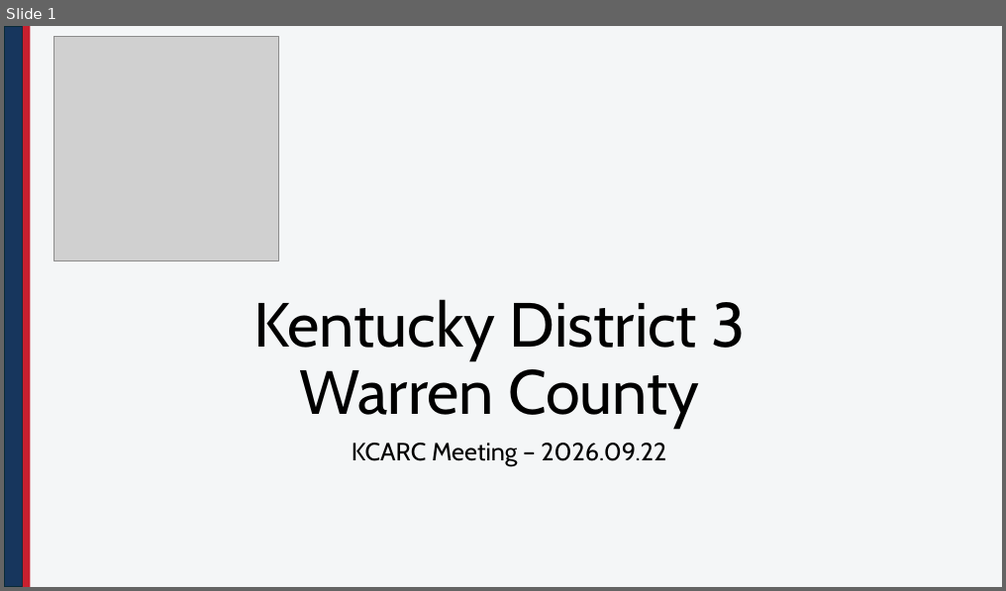
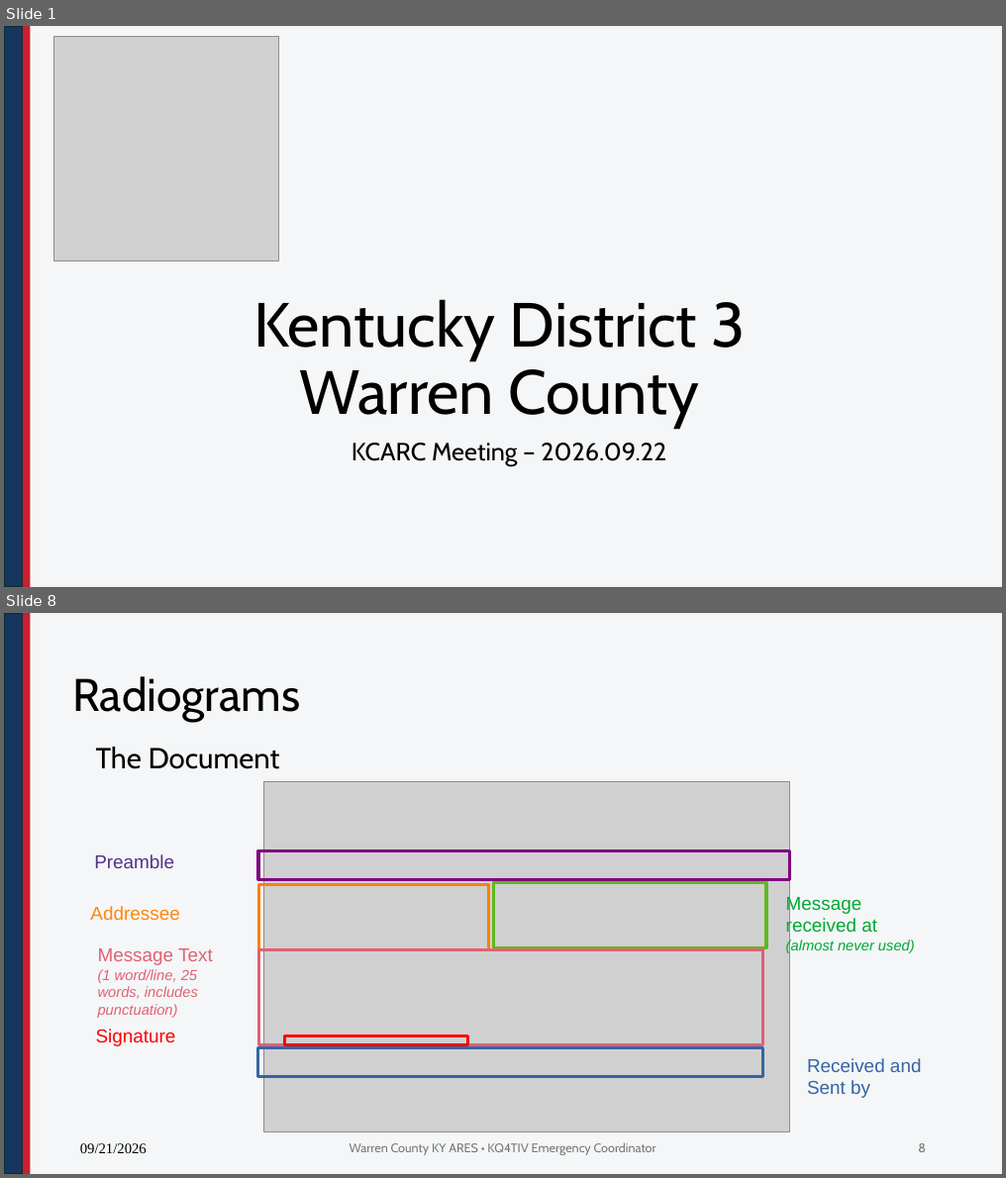
Before and after one commit to nathanielbutts/nathanielbutts.github.io, a slide deck: documents/meetings/KCARC Meeting 20260922.pptx. Shown one above the other, each under a label of ours: slide 1 before the commit, slides 1 and 8 after it; the slides between them are not shown. The pictures are 1006x591 and 1006x1178 pixels, drawn with LibreOffice and Linux fonts; fonts in the diff are those of the drawing; grey boxes stand for pictures; background and template pictures are left out. Boxes give left, top, right and bottom in pixels: in the first picture for what was removed or moved away, otherwise in the second. Text is boxed around its words. In the diff, an @@ line names an element or a change of style, - is before the commit and + after.

```diff
--- a/documents/meetings/KCARC Meeting 20260922.pptx
+++ b/documents/meetings/KCARC Meeting 20260922.pptx
@@ slide 8 added at [4,613,1002,1174], background #F4F6F7; not listed: 2 template elements that a slide beside it also shows @@
@@ title added at [72,676,300,722], 44 pt, text #000000 @@
+Radiograms
@@ text added at [96,747,280,769], 28 pt, text #000000 @@
+The Document
@@ picture added at [263,781,790,1133] @@
@@ text added at [94,855,174,868], 18 pt, text #55308D @@
+Preamble
@@ rectangle added at [258,851,790,879], outline #800080 2.89 pt @@
@@ text added at [90,906,179,920], 18 pt, text #FF860D @@
+Addressee
@@ rectangle added at [258,884,489,950], outline #FF8000 2.89 pt @@
@@ rectangle added at [494,882,767,948], outline #5EB91E 2.89 pt @@
@@ text added at [786,895,915,954], 18 pt, text #00A933 @@
+Message received at
+(almost never used)
@@ text added at [98,949,213,1018], 14 pt, text #E16173, italic @@
+Message Text
+(1 word/line, 25 words, includes punctuation)
@@ rectangle added at [258,950,763,1046], outline #E16173 2.89 pt @@
@@ text added at [96,1029,176,1047], 18 pt, text #FF0000 @@
+Signature
@@ rectangle added at [257,1049,763,1077], outline #3465A4 2.89 pt @@
@@ rectangle added at [285,1036,468,1046], outline #FF0000 2.89 pt @@
@@ text added at [807,1059,922,1098], 18 pt, text #3465A4 @@
+Received and Sent by
@@ text added at [80,1144,147,1154], 14 pt, text #000000 @@
+09/21/2026
@@ text added at [350,1143,656,1156], 12 pt, text #797979 @@
+Warren County KY ARES • KQ4TIV Emergency Coordinator
@@ page number added at [918,1144,926,1153], 12 pt, text #797979 @@
+8
```
Also in this commit, not shown: 3 slides changed, 5 other slides added, 2 other files.
